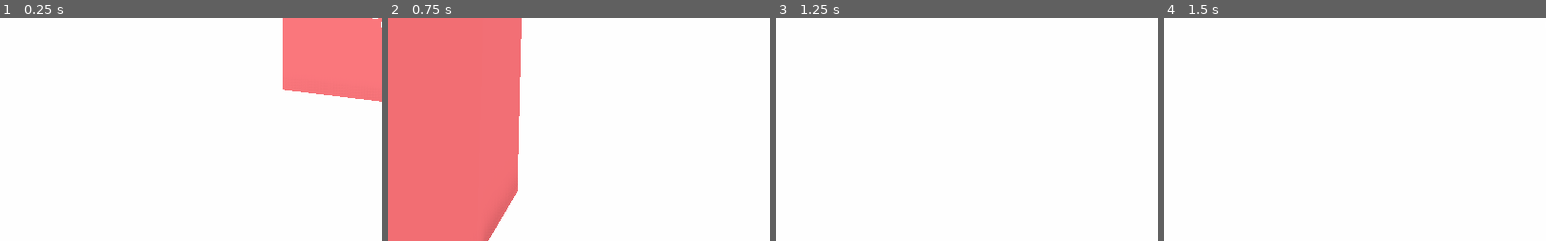
Above: before the commit, frames 1-4 (left to right).
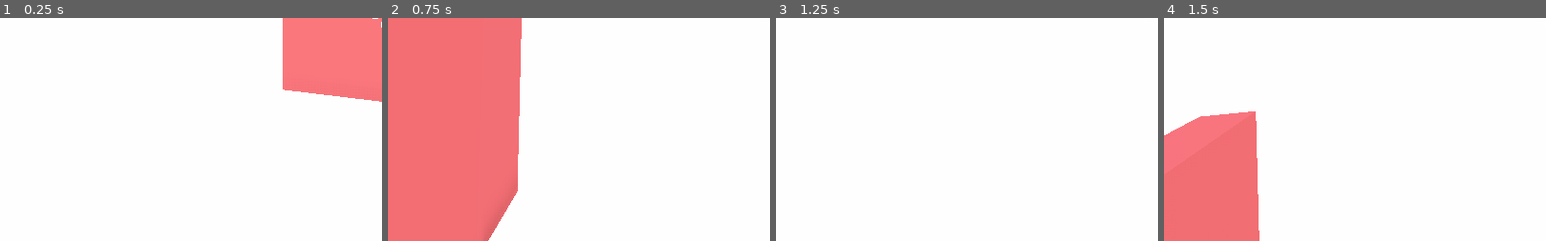
Above: after the commit, the same moments.

Repository: MilkAndBanana01/GODOT-FPS-Toolkit
Game: Godot game, scene res://World/World.tscn
The game is run twice, just before and just after one commit, with the same random seed, the same clock (stepped at 60 frames per second) and the same inputs. A sky picture missing from this copy of the repository is replaced by a grey-blue gradient.
Inputs (mouse positions are % of the whole screen's width and height, from its top left):
- Up to frame 1 (0.25 s): no input
- Up to frame 2 (0.75 s): tap Enter at 0.5 s; move the mouse to (55, 50) at 0.52 s; hold W (move_forward) from 0.53 s (still down); hold Shift (run) from 0.53 s (still down)
- Up to frame 3 (1.25 s): keep holding W (move_forward); keep holding Shift (run); tap Space (jump) at 0.77, 1.07 s; tap E at 0.8 s
- Up to frame 4 (1.5 s): keep holding W (move_forward); tap Space (jump) at 1.25 s; move the mouse to (45, 50) at 1.27 s; release Shift (run) at 1.28 s; tap E at 1.35 s
The pictures show only the part of the screen within x 0-50%, y 50-100%; the shares and areas given below are measured in that part.

Frames 1-3 are identical in both runs. In frame 4, 13% of the frame differs, in the area x 0-25%, y 41-100%.

Commit message:
flying fully implemented

Diff:
--- a/GODOT FPS Toolkit (Godot 3.4)/Player/Movement/Flying/Flying.gd
+++ b/GODOT FPS Toolkit (Godot 3.4)/Player/Movement/Flying/Flying.gd
@@ -2,12 +2,13 @@
 
 export var enabled := false
 export(int,"Retro","Modern") var style := 0
+export(int,"Default","Control","Shift","Disabled") var running_input := 0
 export(int,FLAGS,"Godot","Minecraft-style","Camera") var inputs := 2
 export var custom_speed := 0.0
 export var custom_acceleration := 0.0
 #export var scroll_speed_change := true
-export var speed_rate := 1
-export var speed_limit := 0
+export var speed_rate := 0.0
+export var speed_limit := 0.0
 onready var minecraft_style : bool = (Ap.flying.inputs > 1 and Ap.flying.inputs < 4) or (Ap.flying.inputs > 5 and Ap.flying.inputs < 8)
 onready var godot_style : bool = Ap.flying.inputs > 0 and Ap.flying.inputs % 2 != 0
 onready var camera_input : bool = Ap.flying.inputs > 3
@@ -37,10 +38,10 @@
 func fly(delta):
 	flying_direction = 0
 	if camera_input:
-		flying_direction = clamp(Ap.head.rotation.x,-1.5,1.5) * Input.get_action_strength("move_forward")
+		flying_direction = clamp(Ap.head.rotation.x,-1.5,1.5) * (Input.get_action_strength("move_forward") - Input.get_action_strength("move_back"))
 	if godot_style and (Input.is_key_pressed(KEY_E) or Input.is_key_pressed(KEY_Q)):
 		flying_direction = (float(Input.is_key_pressed(KEY_E)) - float(Input.is_key_pressed(KEY_Q)))
-	if minecraft_style and (Input.get_action_strength("jump") or Input.is_key_pressed(KEY_SHIFT)):
+	if minecraft_style and (Input.is_action_pressed("jump") or Input.is_key_pressed(KEY_SHIFT)):
 		flying_direction = (Input.get_action_strength("jump") - float(Input.is_key_pressed(KEY_SHIFT)))
 	snap = -Ap.player.get_floor_normal() if Ap.player.is_on_floor() and not is_flying else Vector3.ZERO
 	retro() if style == 0 else modern(delta)
@@ -56,7 +57,8 @@
 
 
 func _ready() -> void:
-	speed_limit = speed_limit if speed_limit > 0 else Ap.movement_settings.speed + Ap.movement_settings.speed/2
+	speed_rate = speed_rate if speed_rate > 0 else 1.0
+	speed_limit = speed_limit if speed_limit > 0 else speed*2
 	timer.one_shot = true
 	timer.name = "Fly Input Buffer"
 	add_child(timer)
@@ -64,34 +66,35 @@
 
 
 func _input(event: InputEvent) -> void:
-	if godot_style:
-		if Input.is_key_pressed(KEY_E):
-			snap = Vector3.ZERO
-			Ap.gravity.enabled = false
-			is_flying = true
-		if Input.is_key_pressed(KEY_Q) and Ap.player.is_on_floor():
-			Ap.gravity.enabled = true
-			is_flying = false
-	if Input.is_action_just_pressed("jump") and minecraft_style:
-			if attempt_flying:
-				timer.stop()
+	if enabled:
+		if godot_style:
+			if Input.is_key_pressed(KEY_E):
+				snap = Vector3.ZERO
 				Ap.gravity.enabled = false
-				if is_flying:
-					Ap.gravity.enabled = true
-					is_flying = false
+				is_flying = true
+			if Input.is_key_pressed(KEY_Q) and Ap.player.is_on_floor() and gravity_enabled:
+				Ap.gravity.enabled = true
+				is_flying = false
+		if Input.is_action_just_pressed("jump") and minecraft_style:
+				if attempt_flying:
+					timer.stop()
+					Ap.gravity.enabled = false
+					if is_flying:
+						Ap.gravity.enabled = true
+						is_flying = false
+					else:
+						is_flying = true
+					attempt_flying = false
 				else:
-					is_flying = true
-				attempt_flying = false
-			else:
-				attempt_flying = true
-				timer.start(0.5)
-	if is_flying:
-		if Input.is_mouse_button_pressed(BUTTON_WHEEL_UP):
-			speed += speed_rate
-		if Input.is_mouse_button_pressed(BUTTON_WHEEL_DOWN):
-			speed -= speed_rate
-	speed = clamp(speed,0,speed_limit)
-	print(speed)
+					attempt_flying = true
+					timer.start(0.5)
+		if is_flying:
+			if Input.is_mouse_button_pressed(BUTTON_WHEEL_UP):
+				speed += speed_rate
+			if Input.is_mouse_button_pressed(BUTTON_WHEEL_DOWN):
+				speed -= speed_rate
+		speed = clamp(speed,0,speed_limit)
+
 func _physics_process(delta: float) -> void:
 	if enabled:
 		if is_flying == false:
--- a/GODOT FPS Toolkit (Godot 3.4)/Player/Movement/Movement Settings.gd
+++ b/GODOT FPS Toolkit (Godot 3.4)/Player/Movement/Movement Settings.gd
@@ -39,14 +39,12 @@
 
 #TODO : flying and running still not fully fixed
 func checkRunning():
-	if Ap.running.enabled:
-		if Ap.flying.is_flying and (Input.is_action_pressed("run") and not Ap.flying.minecraft_style or Input.is_key_pressed(KEY_CONTROL) and Ap.flying.minecraft_style):
-			current_speed += Ap.flying.speed if Ap.flying.speed > 0 else speed + speed/2
-			current_acceleration = Ap.flying.custom_acceleration if Ap.flying.custom_acceleration > 0 else acceleration
-		else:
-			current_speed += running_speed
-			current_acceleration = Ap.running.acceleration if Ap.running.acceleration > 0 else acceleration
-
+	if Ap.running.enabled and Input.is_action_pressed("run") and Ap.player.is_on_floor()\
+	or Ap.flying.enabled and Ap.flying.running_input != 3 and \
+	(Input.is_action_pressed("run") and (Ap.flying.running_input == 0 and not Ap.flying.minecraft_style or Ap.flying.running_input == 2)) or \
+	(Input.is_key_pressed(KEY_CONTROL) and (Ap.flying.running_input == 0 and Ap.flying.minecraft_style or Ap.flying.running_input == 1)):
+		current_speed += running_speed
+		current_acceleration = Ap.running.acceleration if Ap.running.acceleration > 0 else acceleration
 
 
 func _enter_tree() -> void:
--- a/GODOT FPS Toolkit (Godot 3.4)/World/World.tscn
+++ b/GODOT FPS Toolkit (Godot 3.4)/World/World.tscn
@@ -96,9 +96,6 @@
 
 [node name="Flying" type="Node" parent="Player/Movement Settings"]
 script = ExtResource( 14 )
-enabled = true
-inputs = 1
-speed_limit = 98
 
 [node name="UI" type="Node" parent="Player"]
 
--- a/GODOT FPS Toolkit (Godot 3.4)/project.godot
+++ b/GODOT FPS Toolkit (Godot 3.4)/project.godot
@@ -10,17 +10,13 @@
 
 [application]
 
-config/name="GODOT FPS Toolkit (Godot 3.4)"
+config/name="GODOT FPS Toolkit (Godot 3.5)"
 run/main_scene="res://World/World.tscn"
 config/icon="res://icon.png"
 
 [autoload]
 
 Ap="*res://Player/AP.gd"
-
-[editor_plugins]
-
-enabled=PoolStringArray( "res://addons/ridiculous_coding/plugin.cfg" )
 
 [gdnative]
 
